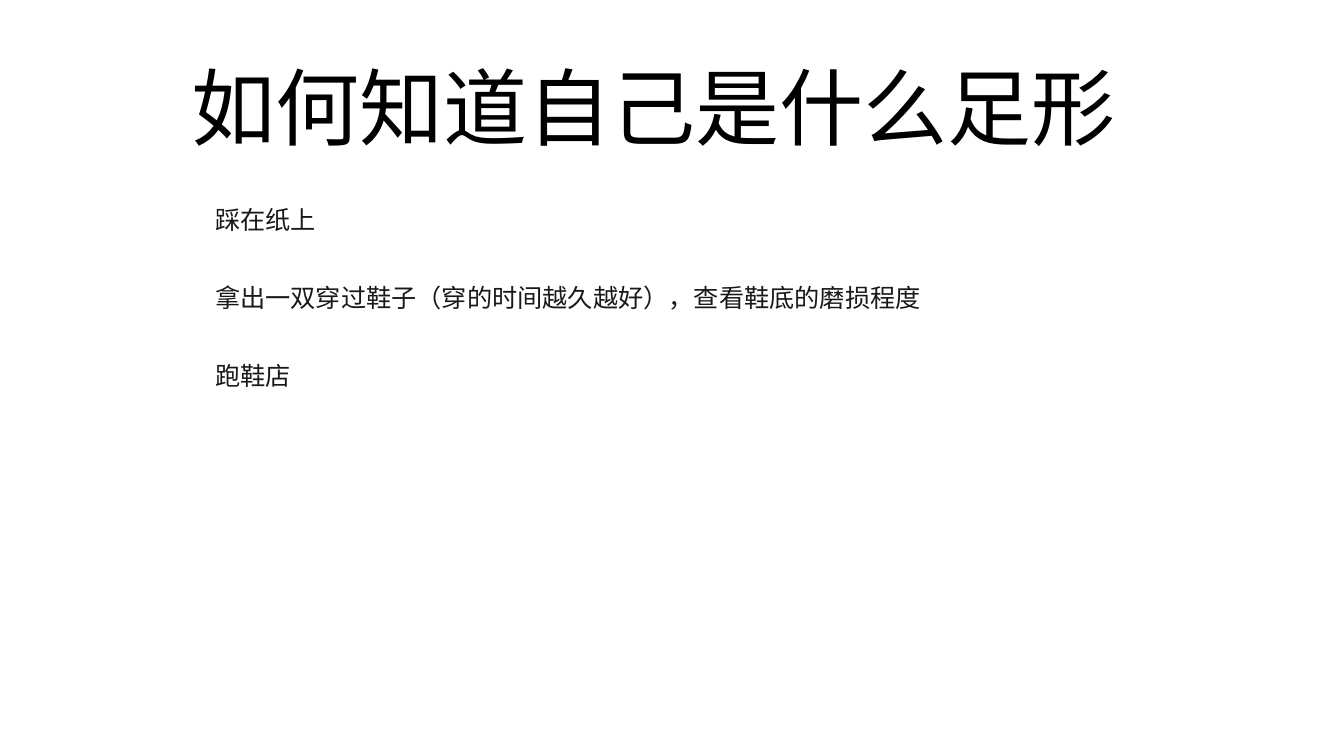
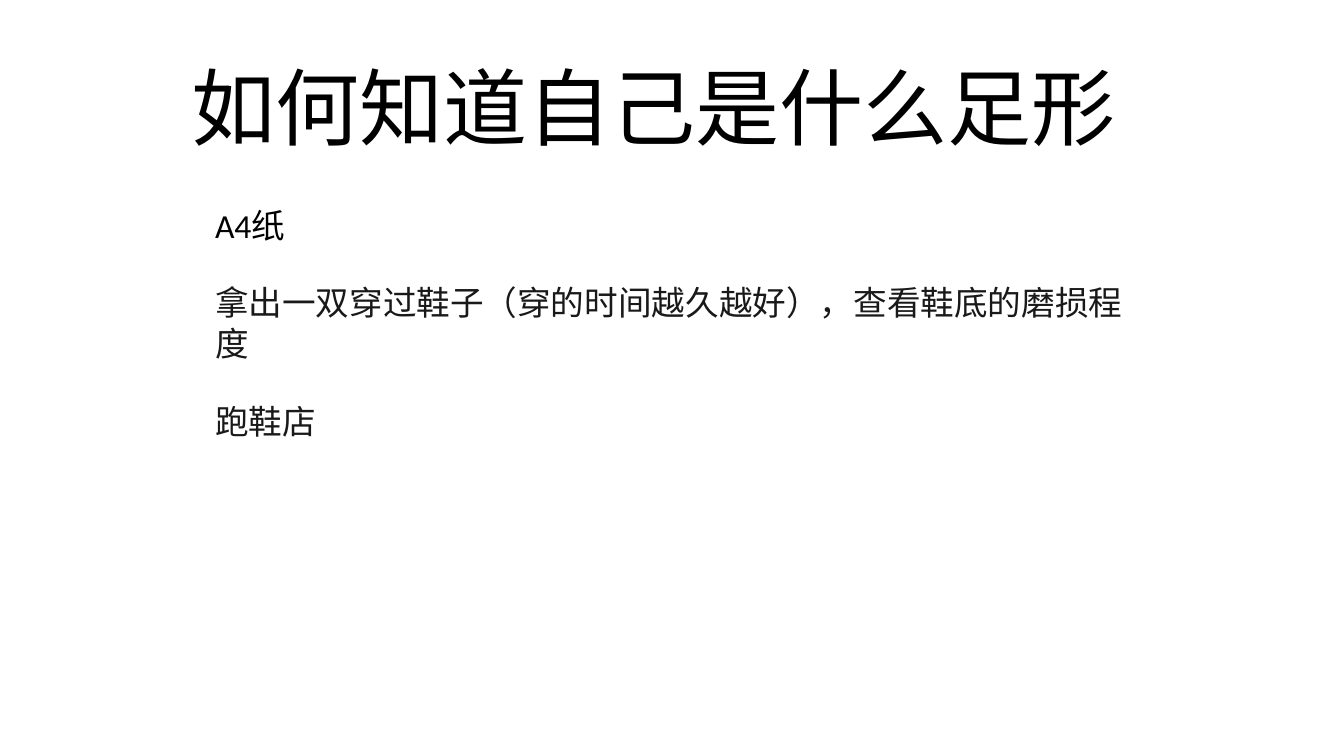
Before and after one commit to FredJiangFei/freetalk, a slide deck: slide 15 of 跑鞋/prod.pptx (slide 14 before the commit). Drawn at 1344x756 pixels with LibreOffice and Linux fonts; fonts in the diff are those of the drawing. Boxes give left, top, right and bottom in pixels: in the first picture for what was removed or moved away, otherwise in the second. Text is boxed around its words. In the diff, an @@ line names an element or a change of style, - is before the commit and + after.

```diff
--- a/跑鞋/prod.pptx
+++ b/跑鞋/prod.pptx
@@ text at (x1=215, y1=210, x2=285, y2=241): text changed; size 18 to 24 pt; font Noto Sans CJK SC to Calibri; text colour #191919 to #000000 @@
-踩在纸上
+A4纸
@@ text "拿出一双穿过鞋子（穿的时间越久越好），查看鞋底的磨损程度" at (x1=215, y1=286, x2=1122, y2=359): size 18 to 24 pt @@
@@ text "跑鞋店" at (x1=215, y1=405, x2=316, y2=437): size 18 to 24 pt @@
@@ text "跑鞋店" moved from (x1=215, y1=364, x2=291, y2=387) to (x1=215, y1=405, x2=316, y2=437) @@
```
Also in this commit, not shown: 4 other slides changed, 3 slides added, 2 slides removed.
